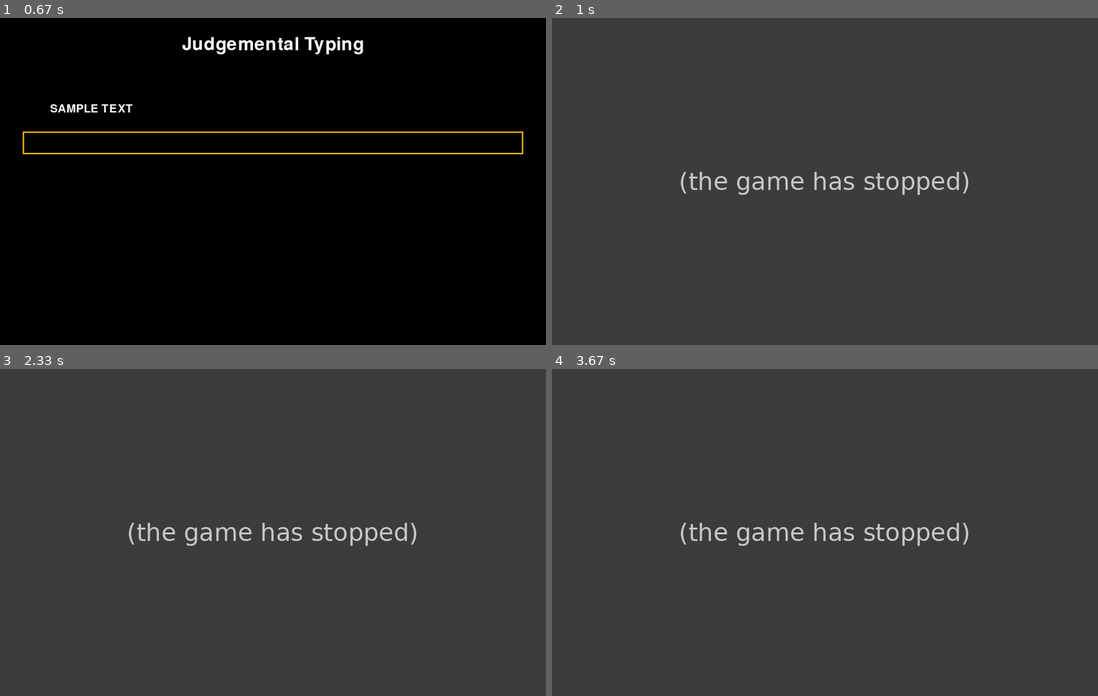
Above: before the commit, frames 1-4 (two rows, left to right).
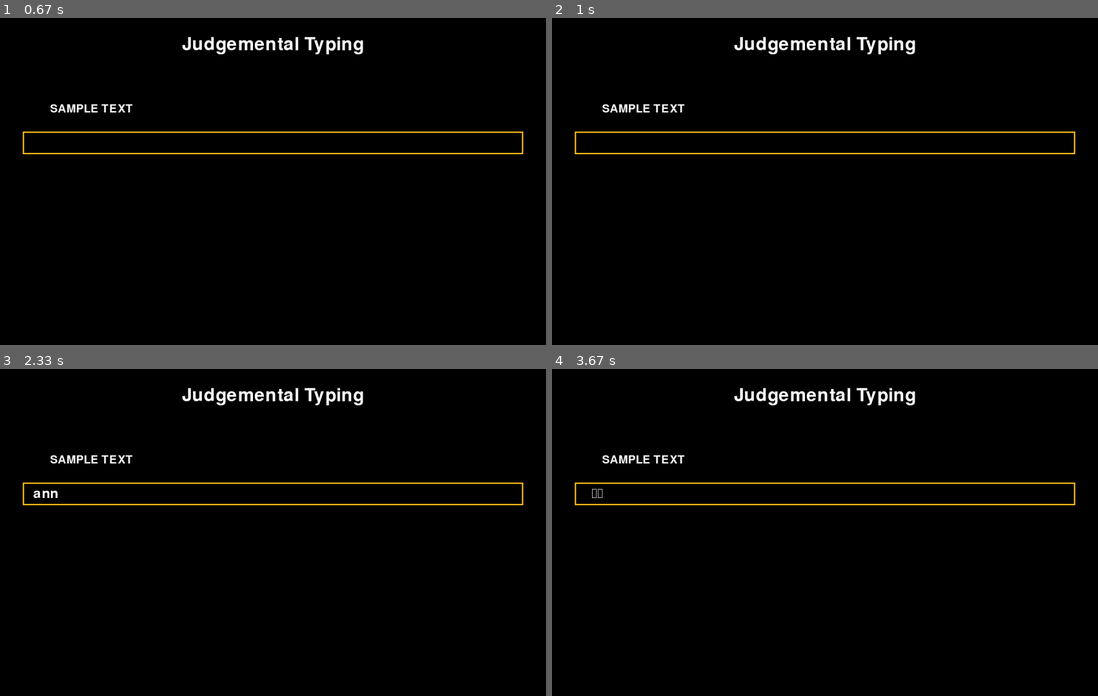
Above: after the commit, the same moments.

Repository: Similarity097/Judgemental-Typing
Game: pygame game, started from main.py
Same seed, same stepped clock (60 frames per second), same inputs: the game is played once before the commit and once after it.
Inputs (mouse positions are in pixels of both pictures, inside the frame that each line leads up to):
- Up to frame 1 (0.67 s): click (54, 155) at 0.38 s
- Up to frame 2 (1 s): press the mouse at (803, 210) at 0.7 s; move the mouse to (890, 207) at 0.8 s; release the mouse at (983, 204) at 0.93 s
- Up to frame 3 (2.33 s): type "ann" at 2.1 s
- Up to frame 4 (3.67 s): tap Enter at 2.43, 3.48 s; move the mouse to (803, 561) at 2.65 s; press the mouse at (803, 561) at 2.68 s; move the mouse to (721, 584) at 2.78 s; release the mouse at (639, 604) at 2.92 s

Frame 1 is identical in both runs. In frame 2, 100% of the frame differs, in the area x 0-100%, y 0-100%; in frame 3, 100%; in frame 4, 100%.
Error before the commit: TypeError: text must be a unicode or bytes (main.py line 38); the game stopped at 0.93 s (later frames are placeholders)

Commit message:
Update main.py

Diff:
--- a/main.py
+++ b/main.py
@@ -98,7 +98,8 @@
 					x,y = pygame.mouse.get_pos()
 					if (x >= 100 and x <= 1000 and y >= 250 and y <= 600):
 						self.active=True
-						self.input_text=self.time_start=time.time()
+						self.input_text=''
+						self.time_start=time.time()
 				elif event.type == pygame.KEYDOWN:
 					if self.active and not self.end:
 						if event.key == pygame.K_RETURN:
